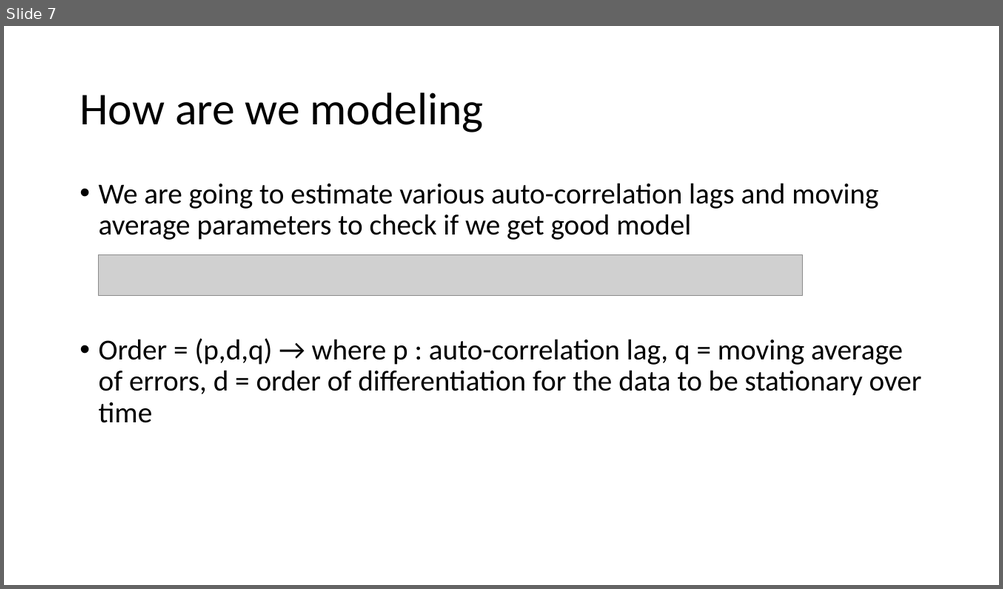
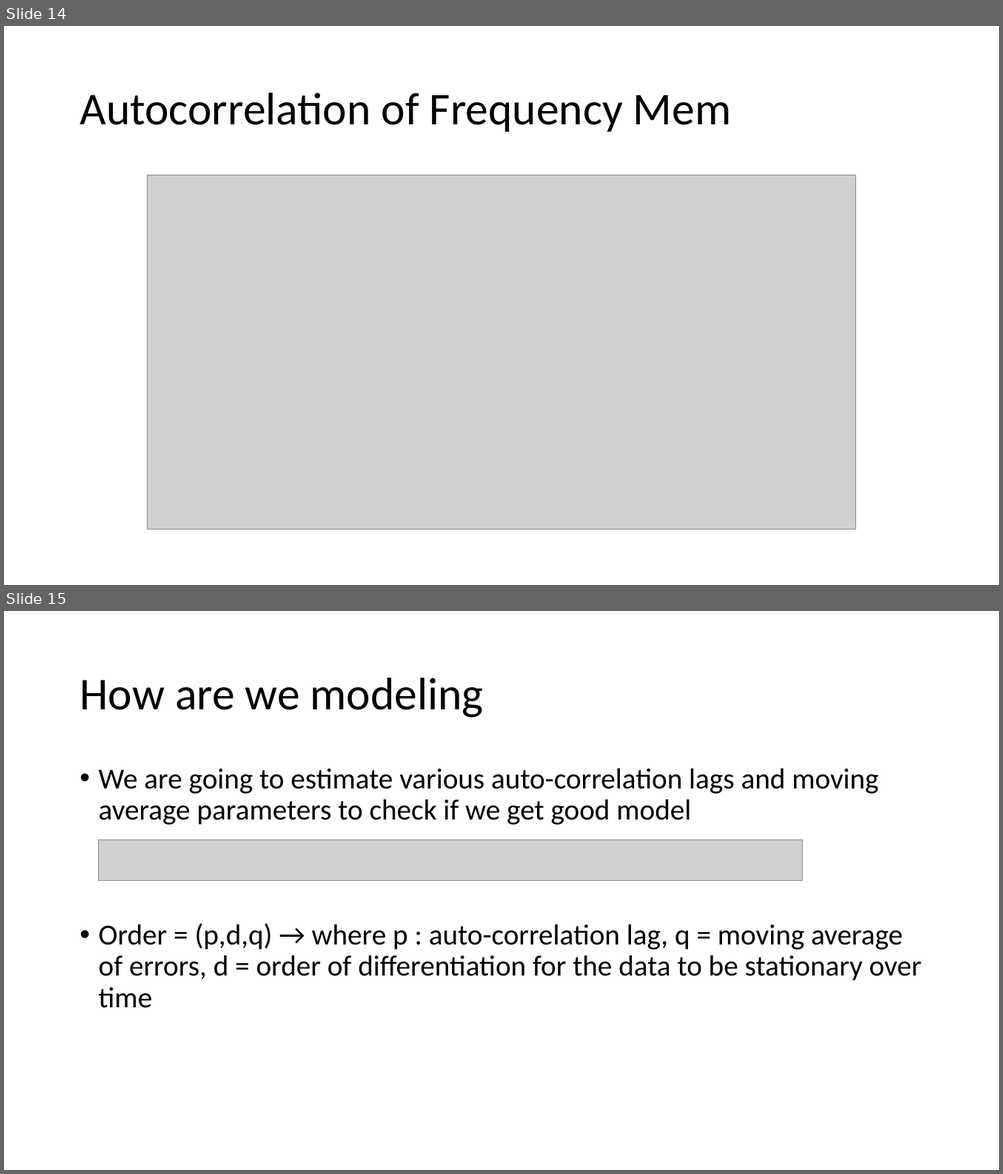
Before and after one commit to dipayan2/ARMAModel, a slide deck: ARIMAX.pptx. Shown one above the other, each under a label of ours: slide 7 before the commit, slides 14 and 15 after it. The pictures are 1003x589 and 1003x1174 pixels, drawn with LibreOffice and Linux fonts; fonts in the diff are those of the drawing; grey boxes stand for pictures. Boxes give left, top, right and bottom in pixels: in the first picture for what was removed or moved away, otherwise in the second. Text is boxed around its words. In the diff, an @@ line names an element or a change of style, - is before the commit and + after.

```diff
--- a/ARIMAX.pptx
+++ b/ARIMAX.pptx
@@ slide 14 added at (x1=4, y1=26, x2=999, y2=585), background #FFFFFF @@
@@ title added at (x1=79, y1=93, x2=731, y2=132), 44 pt, text #000000 @@
+Autocorrelation of Frequency Mem
@@ picture added at (x1=147, y1=175, x2=855, y2=531) @@
@@ what was slide 7 is now slide 15 @@
```
Also in this commit, not shown: 6 slides changed, 7 other slides added, 3 other files.
